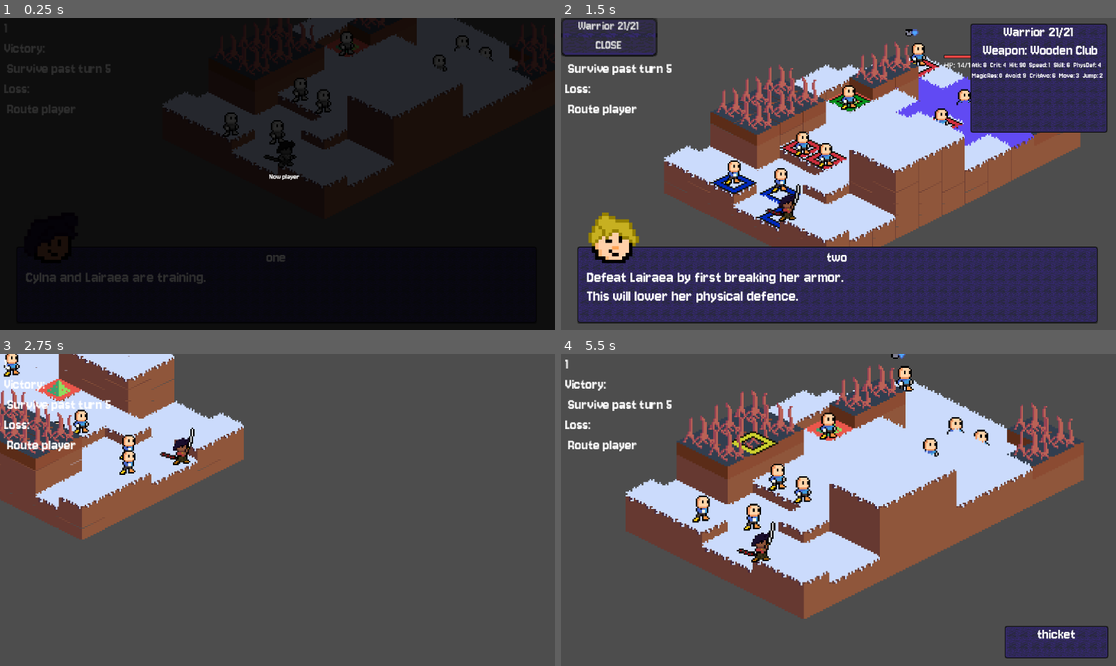
Above: before the commit, frames 1-4 (two rows, left to right).
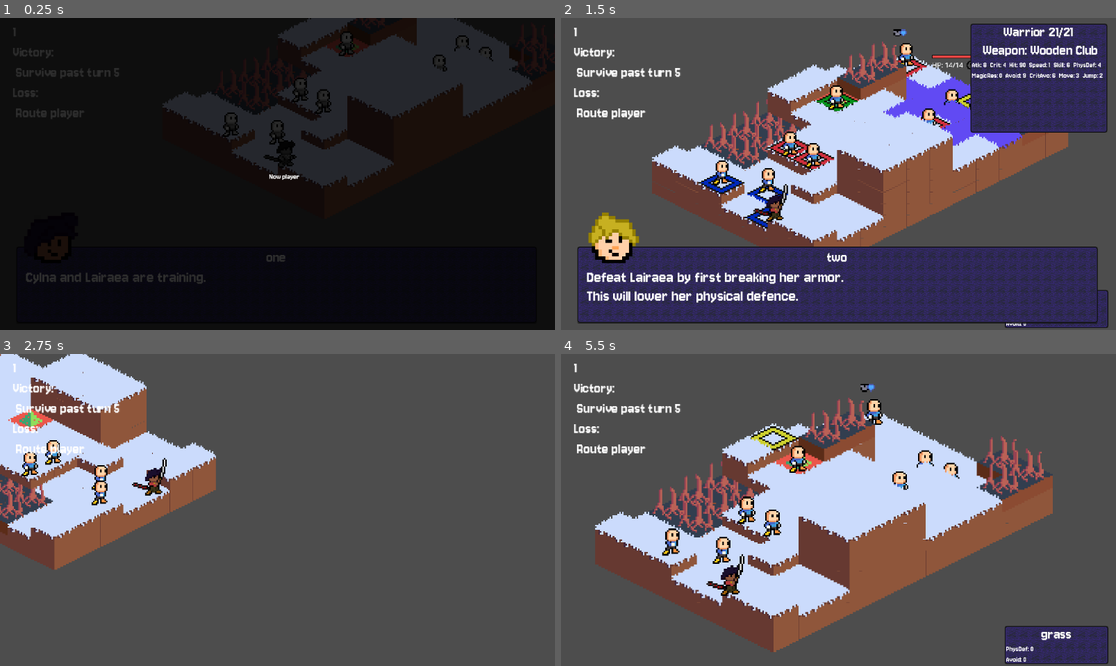
Above: after the commit, the same moments.

Repository: Puffe14/godot-breaker-srpg
Game: Godot game, scene res://RootScene.tscn
Two runs of this game, one before a commit and one after it. Both use one fixed random seed, a clock stepped at 60 frames per second and the inputs below.
Inputs (mouse positions are in pixels of both pictures, inside the frame that each line leads up to):
- Up to frame 1 (0.25 s): no input
- Up to frame 2 (1.5 s): drag from (1071, 58) to (955, 24) at 0.52 s; drag from (993, 124) to (927, 64) at 1.27 s
- Up to frame 3 (2.75 s): move the mouse to (427, 438) at 2.02 s; hold E (rotate_right) from 2.03 s (still down); tap Tab (deselect) at 2.1 s; click (427, 438) at 2.3 s
- Up to frame 4 (5.5 s): release E (rotate_right) at 2.75 s; drag from (733, 413) to (666, 472) at 2.77 s; drag from (755, 425) to (644, 481) at 3.52 s; drag from (738, 425) to (755, 432) at 4.27 s; move the mouse to (760, 438) at 5.02 s; hold Q (rotate_left) from 5.03 s (still down); tap Mouse wheel up (zoom_in) at 5.1 s; click (760, 438) at 5.3 s

The runs differ from the first frame. In frame 1, 0.9% of the frame differs, in the area x 0-59%, y 1-33%; in frame 2, 19%; in frame 3, 18%; in frame 4, 38%, in the area x 0-99%, y 0-100%.

Commit message:
Added tip_label that gets feedback from game

Diff:
--- a/nodes/main_gui.tscn
+++ b/nodes/main_gui.tscn
@@ -13,7 +13,7 @@
 default_font = ExtResource("9_qdy25")
 /fonts/font = ExtResource("9_qdy25")
 
-[node name="MainGUI" type="Node2D" unique_id=779973715 node_paths=PackedStringArray("map", "hud_node", "menu_node", "unit_list_node", "map_info_label", "unit_container", "tile_container", "dialogue_container")]
+[node name="MainGUI" type="Node2D" unique_id=779973715 node_paths=PackedStringArray("map", "hud_node", "menu_node", "unit_list_node", "map_info_label", "tip_label", "unit_container", "tile_container", "dialogue_container")]
 script = ExtResource("1_q7ebc")
 map = NodePath("MapNode")
 game = ExtResource("2_cu6kq")
@@ -21,6 +21,7 @@
 menu_node = NodePath("CanvasLayer/HUD/MenuControl")
 unit_list_node = NodePath("UnitNodeList")
 map_info_label = NodePath("CanvasLayer/HUD/MapInfoLabel")
+tip_label = NodePath("CanvasLayer/HUD/TipLabel")
 unit_container = NodePath("CanvasLayer/HUD/UnitContainer")
 tile_container = NodePath("CanvasLayer/HUD/TileContainer")
 dialogue_container = NodePath("CanvasLayer/HUD/DialogueContainer")
@@ -57,13 +58,25 @@
 offset_right = 1136.0
 offset_bottom = 632.0
 
-[node name="MapInfoLabel" type="Label" parent="CanvasLayer/HUD" unique_id=1166450183]
+[node name="MapInfoLabel" type="Label" parent="CanvasLayer/HUD" unique_id=2060529685]
 layout_mode = 0
-offset_left = 9.0
-offset_top = 4.0
-offset_right = 49.0
-offset_bottom = 22.0
+offset_left = 27.0
+offset_top = 12.0
+offset_right = 67.0
+offset_bottom = 30.0
 scale = Vector2(2, 2)
+text = "Map info"
+
+[node name="TipLabel" type="Label" parent="CanvasLayer/HUD" unique_id=1166450183]
+layout_mode = 0
+offset_left = 11.0
+offset_top = 402.0
+offset_right = 359.0
+offset_bottom = 520.5
+scale = Vector2(2, 2)
+text = "SOme tip given to somebody on the screen
+woow"
+vertical_alignment = 2
 
 [node name="MenuControl" type="Control" parent="CanvasLayer/HUD" unique_id=1583445029]
 z_index = 12
--- a/resources/data/maps/map_2.json
+++ b/resources/data/maps/map_2.json
@@ -256,9 +256,9 @@
 		"elevation": [
 			2.0,
 			1.0,
-			4.0,
-			4.0,
-			4.0,
+			1.0,
+			1.0,
+			1.0,
 			3.0,
 			3.0,
 			2.0,
@@ -267,9 +267,9 @@
 			0.0,
 			2.0,
 			1.0,
-			4.0,
-			4.0,
-			4.0,
+			1.0,
+			1.0,
+			1.0,
 			2.0,
 			2.0,
 			3.0,
--- a/scripts/components/game/game.gd
+++ b/scripts/components/game/game.gd
@@ -31,11 +31,13 @@
 @export var heal_combat: Combat
 @export var treat_combat: Combat
 
+var cheat_mode = false
 
 signal selected(thing)
 signal inspected(thing)
 signal update
 signal change_turn
+signal send_tip(tip_text: String)
 
 ## Decides what happens when a tile is selected.
 func selectTile(tile: Tile) -> void:
@@ -50,29 +52,50 @@
 		acting = null
 	# If the character is selected again during the turn
 	elif occupiable and acting and acting == occupant:
-		selected.emit([acting])
+		if (acting.team == turnOf and not acting.acted) or cheat_mode:
+			selected.emit([acting])
 	# Beat-em-up with current weapon
 		#case o: Occupiable if target.nonEmpty && !acting.forall(_.turnOver) && targetInRangeOfActor =>
 		#attack()
 	# Select target
 	elif occupiable and occupant and acting:
+		if not cheat_mode and acting.team != turnOf:
+			send_tip.emit("can't act, wrong turn ("+turn_of_dict[turnOf]+")")
+			return
+		elif not cheat_mode and acting.acted:
+			send_tip.emit("actions exhausted for this turn!")
+			return
 		target = occupant
 		#if target == acting:
-		selected.emit(availableActions(acting, !acting.moved))
+		var available_actions = []
+		if cheat_mode:
+			available_actions = availableActions(acting, !acting.moved)
+			send_tip.emit("all actions for "+acting.character.myName)
+		else:
+			available_actions = availableActions(acting, false)
+			send_tip.emit("actions for "+acting.character.myName)
+		# send out selected actions to the gui
+		selected.emit(available_actions)
+		if available_actions.is_empty():
+			send_tip.emit("can't find any actions from here!")
 	# Move acting unit to given tile
 	elif occupiable and acting:
 		if currentMap.movementRangeTiles(acting).has(tile):
-			if !acting.moved:
-				move_to(acting, tile)
+			if cheat_mode or !acting.moved:
+				if cheat_mode or acting.team == turnOf:
+					move_to(acting, tile)
+				else:
+					send_tip.emit("can't move, wrong turn ("+turn_of_dict[turnOf]+")")
 			else:
-				print("cant move again!!!")
+				send_tip.emit("can't move again!!!")
 		else:
-			print("out of range, cant move!!!")
+			send_tip.emit("out of range, can't move!!!")
 
 	# Select a new acting unit
 	elif occupiable:
 		acting = occupant
-		selected.emit([acting])
+		if acting and ((acting.team == turnOf and not acting.acted) or cheat_mode):
+			selected.emit([acting])
 	else:
 		acting = null
 		target = null
--- a/scripts/ui/main_gui.gd
+++ b/scripts/ui/main_gui.gd
@@ -10,11 +10,15 @@
 @export var menu_node: Control = null
 @export var unit_list_node: Node = null
 @export var map_info_label: Label = null
+@export var tip_label: Label = null
 
 @export var unit_container: UnitContainer = null
 @export var tile_container: TileContainer = null
 @export var dialogue_container: DialogueContainer = null
 var file_loader: FileLoader = FileLoader.new()
+
+## constants
+var tip_timer: float = 3.0
 
 func load_game_component_data() -> void:
 	file_loader.read_items()
@@ -28,6 +32,12 @@
 	#continue_process = false
 
 func _ready() -> void:
+	# reset text and lists
+	if tip_label:
+		tip_label.text = ""
+	if map_info_label:
+		map_info_label.text = ""
+	free_children(unit_list_node)
 	# Dont start again while drawing nodes
 	if continue_process:
 		continue_process = false
@@ -64,12 +74,15 @@
 		game.deSelect()
 		free_children(menu_node)
 	game.currentMap = map.field_map
+	var player_check = game.player
 	if !game.update.is_connected(on_game_update):
 		game.update.connect(on_game_update)
 	if !game.change_turn.is_connected(on_change_turn):
 		game.change_turn.connect(on_change_turn)
 	if !game.selected.is_connected(on_selected):
 		game.selected.connect(on_selected)
+	if !game.send_tip.is_connected(on_game_tip):
+		game.send_tip.connect(on_game_tip)
 	# set the nodes and tiles
 	connect_tile_nodes()
 	map.set_tiles_in_nodes()
@@ -191,6 +204,13 @@
 	#	menu.new_menu([game.acting])
 	#	menu_node.add_child(menu)
 
+func on_game_tip(tip_string: String) -> void:
+	tip_label.text = tip_string
+	print("tip: "+tip_string)
+	tip_label.show()
+	await get_tree().create_timer(tip_timer).timeout
+	tip_label.hide()
+
 func free_children(node) -> void:
 	for child in node.get_children():
 		child.queue_free()
